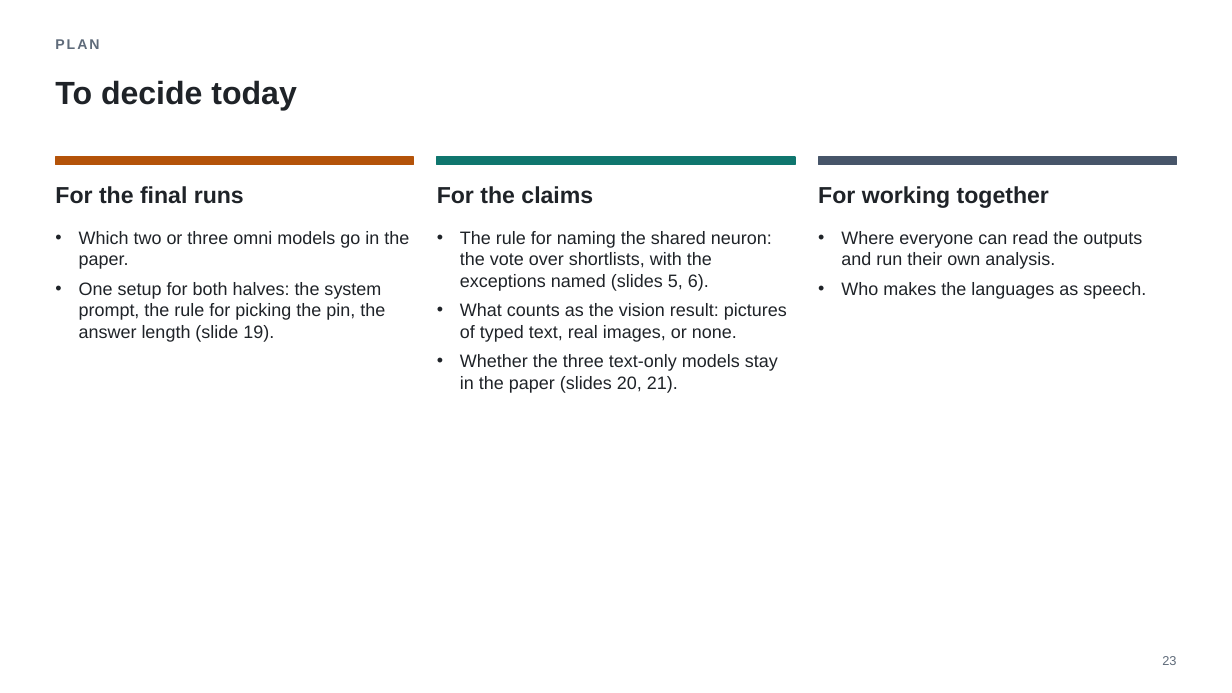
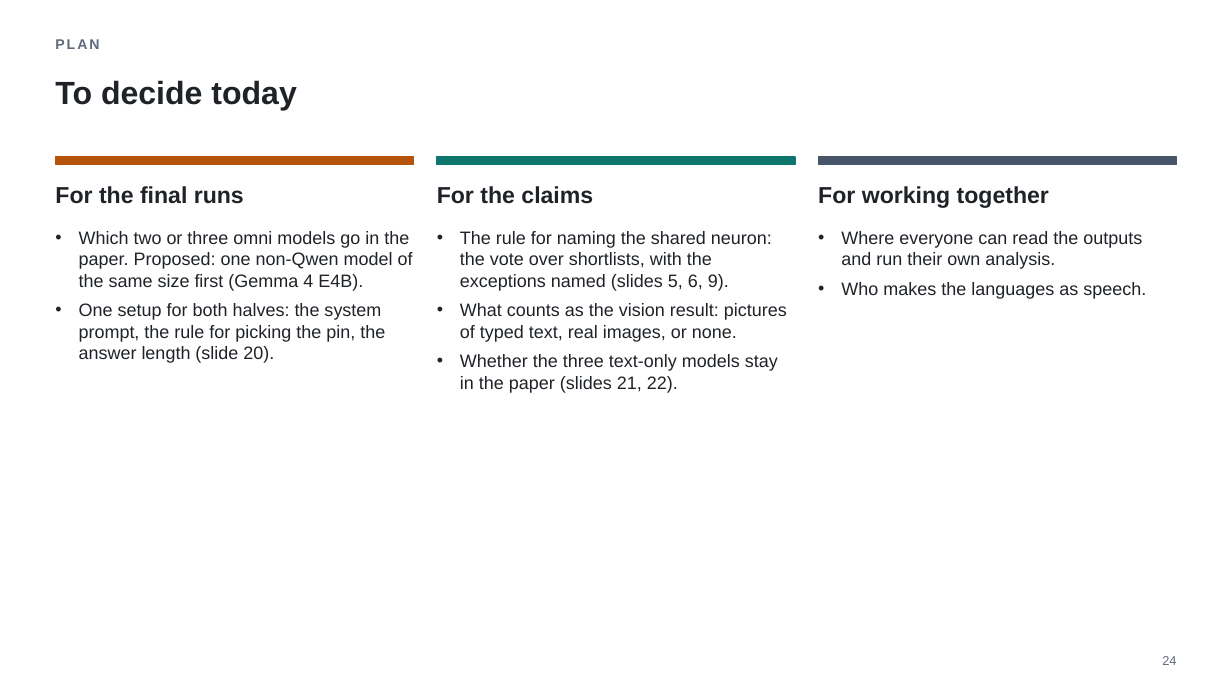
Before and after one commit to fjoad/refusal-neurons, a slide deck: slide 24 of slides/refusal_neurons_2026-11-29.pptx (slide 23 before the commit). Drawn at 1232x693 pixels with LibreOffice and Linux fonts; fonts in the diff are those of the drawing. Boxes give left, top, right and bottom in pixels: in the first picture for what was removed or moved away, otherwise in the second. Text is boxed around its words. In the diff, an @@ line names an element or a change of style, - is before the commit and + after.

```diff
--- a/slides/refusal_neurons_2026-11-29.pptx
+++ b/slides/refusal_neurons_2026-11-29.pptx
@@ text at (79,231,413,363): text changed @@
-• Which two or three omni models go in the paper.
-• One setup for both halves: the system prompt, the rule for picking the pin, the answer length (slide 19).
+• Which two or three omni models go in the paper. Proposed: one non-Qwen model of the same size first (Gemma 4 E4B).
+• One setup for both halves: the system prompt, the rule for picking the pin, the answer length (slide 20).
@@ text at (460,231,772,291): text changed @@
-• The rule for naming the shared neuron: the vote over shortlists, with the exceptions named (slides 5, 6).
+• The rule for naming the shared neuron: the vote over shortlists, with the exceptions named (slides 5, 6, 9).
@@ text at (460,354,778,393): text changed @@
-• Whether the three text-only models stay in the paper (slides 20, 21).
+• Whether the three text-only models stay in the paper (slides 21, 22).
@@ text at (1162,656,1176,665): text changed @@
-23
+24
```
Also in this commit, not shown: 15 other slides changed, 2 slides added, 1 slide removed, 3 other files.
